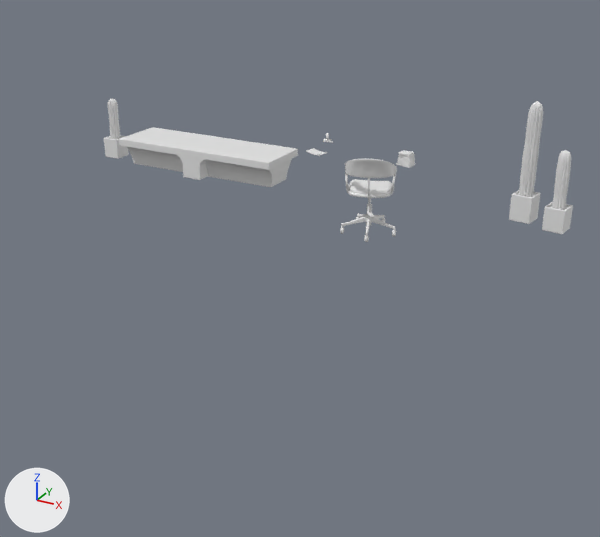
Two versions of the glTF model static/models/Props/props.glb, one commit apart.
One viewpoint serves both versions: a camera (50 mm lens) standing at (14.9, -34.4, 10.6) and looking at (-1.9, -4.0, -4.6). The axes (+X, +Y, +Z) are drawn at lower left. The lights are the same throughout. The picture after the commit comes second. Vertices at exactly the same position are counted once.

Script lines for the objects in view, before the commit:
```python
ob_bench = bpy.data.objects.new('bench', me_bench)
ob_bench.location = (0.0, 0.0, 0.0)
ob_books = bpy.data.objects.new('books', me_mesh_0_001)
ob_books.location = (0.0, 0.0, 0.0)
ob_cactus_bench = bpy.data.objects.new('cactus_bench', me_cactus_bench)
ob_cactus_bench.location = (0.0, 0.0, 0.0)
ob_cactus_bench_pot = bpy.data.objects.new('cactus_bench_pot', me_cactus_bench_pot)
ob_cactus_bench_pot.location = (0.0, 0.0, 0.0)
ob_cactus_short = bpy.data.objects.new('cactus_short', me_cactus_short)
ob_cactus_short.location = (0.0, 0.0, 0.0)
ob_cactus_short_pot = bpy.data.objects.new('cactus_short_pot', me_cactus_short_pot)
ob_cactus_short_pot.location = (0.0, 0.0, 0.0)
ob_cactus_tall = bpy.data.objects.new('cactus_tall', me_cactus_tall)
ob_cactus_tall.location = (0.0, 0.0, 0.0)
ob_cactus_tall_pot = bpy.data.objects.new('cactus_tall_pot', me_cactus_tall_pot)
ob_cactus_tall_pot.location = (0.0, 0.0, 0.0)
ob_chair_new = bpy.data.objects.new('chair_new', me_mesh_0)
ob_chair_new.location = (0.0, 0.0, 0.0)
```
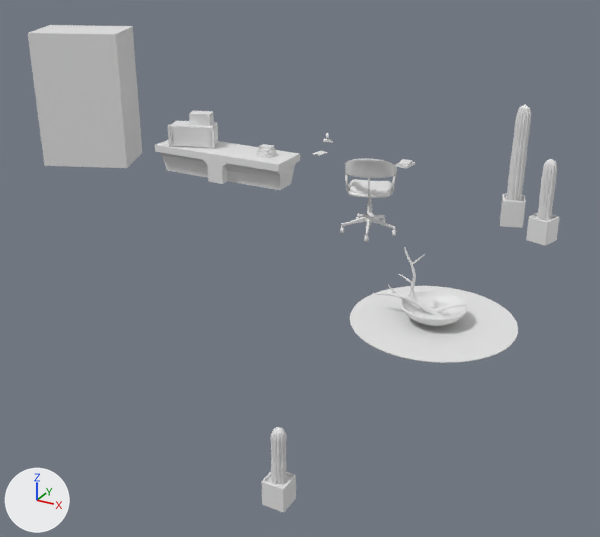
Where the change shows, as pixel boxes [x1, y1, x2, y2] in the pictures (600 x 537 px):
'server_racks_low', added
    after: [28, 25, 142, 168]
'petate', added
    after: [350, 286, 518, 363]
'bench', deleted
    before: [119, 127, 298, 187]
'bench_low', added
    after: [155, 140, 300, 190]
'cactus_tall', moved, turned
    before: [519, 101, 543, 197]
    after: [507, 104, 531, 201]
'cactus_short', moved, turned
    before: [552, 150, 571, 210]
    after: [537, 159, 557, 221]
'tape_deck_low', added
    after: [167, 111, 218, 148]
'cactus_bench_pot', moved
    before: [104, 135, 129, 159]
    after: [262, 472, 296, 513]
'cactus_short_pot', moved, turned
    before: [542, 201, 573, 234]
    after: [526, 213, 560, 246]
'bowl', added
    after: [401, 290, 468, 326]
'cactus_bench', moved
    before: [108, 98, 121, 140]
    after: [271, 427, 287, 485]
'cactus_tall_pot', moved, turned
    before: [509, 190, 541, 224]
    after: [500, 194, 526, 228]
'deadwood', added
    after: [373, 247, 467, 316]
'books', deleted
    before: [396, 150, 415, 168]
'sand', added
    after: [415, 307, 452, 319]
'books_bench', added
    after: [256, 144, 277, 158]

The change, as a diff of the scene's bpy script:
```diff
--- a/static/models/Props/props.glb.py
+++ b/static/models/Props/props.glb.py
@@ me_cactus_bench @@
-me_cactus_bench.from_pydata(...)  # 1250 vertices, 2494 faces; spans x -17.29..-16.69, y 1.2..1.79, z -1.84..0.56
+me_cactus_bench.from_pydata(...)  # 1250 vertices, 2494 faces; spans x 1.71..2.31, y -13.0..-12.4, z -9.11..-6.71
+# me_cactus_bench part 1: the whole mesh is moved by (19.0, -14.19, -7.27)
@@ me_cactus_bench_pot @@
-me_cactus_bench_pot.from_pydata(...)  # 64 vertices, 124 faces; spans x -17.475..-16.525, y 1.025..1.975, z -2.795..-1.695
+me_cactus_bench_pot.from_pydata(...)  # 64 vertices, 124 faces; spans x 1.521..2.471, y -13.167..-12.217, z -10.064..-8.964
+# me_cactus_bench_pot part 2: the whole mesh is moved by (18.996, -14.192, -7.269)
@@ me_cactus_short @@
-me_cactus_short.from_pydata(...)  # 1251 vertices, 2497 faces; spans x 7.76..8.35, y 1.44..2.04, z -1.84..0.86
+me_cactus_short.from_pydata(...)  # 1251 vertices, 2497 faces; spans x 7.53..8.11, y -0.23..0.36, z -1.84..0.86
+# me_cactus_short part 3: the whole mesh is turned -8.9 degrees about the z axis through its middle, then moved by (-0.23, -1.67, 0.0)
@@ me_cactus_short_pot @@
-me_cactus_short_pot.from_pydata(...)  # 64 vertices, 124 faces; spans x 7.532..8.598, y 1.195..2.261, z -2.795..-1.695
+me_cactus_short_pot.from_pydata(...)  # 64 vertices, 124 faces; spans x 7.244..8.415, y -0.532..0.639, z -2.795..-1.695
+# me_cactus_short_pot part 4: the whole mesh is turned -8.9 degrees about the z axis through its middle, then moved by (-0.236, -1.675, 0.0)
@@ me_cactus_tall @@
-me_cactus_tall.from_pydata(...)  # 1354 vertices, 2702 faces; spans x 6.09..6.78, y 1.98..2.66, z -1.69..2.71
+me_cactus_tall.from_pydata(...)  # 1354 vertices, 2702 faces; spans x 5.77..6.46, y 1.12..1.8, z -1.69..2.71
+# me_cactus_tall part 5: the whole mesh is turned 24.9 degrees about the z axis through its middle, then moved by (-0.32, -0.86, 0.0)
@@ me_cactus_tall_pot @@
-me_cactus_tall_pot.from_pydata(...)  # 64 vertices, 124 faces; spans x 5.869..6.991, y 1.764..2.887, z -2.795..-1.545
+me_cactus_tall_pot.from_pydata(...)  # 64 vertices, 124 faces; spans x 5.496..6.728, y 0.847..2.08, z -2.795..-1.545
+# me_cactus_tall_pot part 6: the whole mesh is turned 24.9 degrees about the z axis through its middle, then moved by (-0.318, -0.862, 0.0)
@@ me_server_racks_low @@
+me_server_racks_low.from_pydata([(-19.26, -1.99, -2.81), (-14.92, -0.13, -2.81), (-16.16, 2.76, -2.81), (-20.5, 0.9, -2.81), (-19.26, -1.99, 4.39), (-14.92, -0.13, 4.39), (-16.16, 2.76, 4.39), (-20.5, 0.9, 4.39)], [], [(0, 1, 5), (0, 5, 4), (1, 2, 6), (1, 6, 5), (2, 3, 7), (2, 7, 6), (3, 0, 4), (3, 4, 7), (4, 5, 6), (4, 6, 7)])
@@ ob_bench @@
-ob_bench = bpy.data.objects.new('bench', me_bench)
@@ ob_books @@
-ob_books = bpy.data.objects.new('books', me_mesh_0_001)
@@ ob_tape_deck_low @@
+ob_tape_deck_low = bpy.data.objects.new('tape_deck_low', me_tape_deck_low)  # 80 vertices, 100 faces; spans x -12.37..-9.73, y 0.04..1.96, z -1.23..0.47
+ob_tape_deck_low.location = (0.0, 0.0, 0.0)
@@ ob_server_racks_low @@
+ob_server_racks_low = bpy.data.objects.new('server_racks_low', me_server_racks_low)
+ob_server_racks_low.location = (0.0, 0.0, 0.0)
@@ ob_sand @@
+ob_sand = bpy.data.objects.new('sand', me_sand)  # 49 vertices, 48 faces; spans x 5.716..7.116, y -10.156..-8.756, z -2.545..-2.495
+ob_sand.location = (0.0, 0.0, 0.0)
@@ ob_petate @@
+ob_petate = bpy.data.objects.new('petate', me_petate)  # 192 vertices, 380 faces; spans x 3.52..9.32, y -12.36..-6.56, z -2.79..-2.76
+ob_petate.location = (0.0, 0.0, 0.0)
@@ ob_deadwood @@
+ob_deadwood = bpy.data.objects.new('deadwood', me_deadwood)  # 904 vertices, 1592 faces; spans x 4.2..7.54, y -9.85..-9.23, z -2.69..-0.14
+ob_deadwood.location = (0.0, 0.0, 0.0)
@@ ob_bowl @@
+ob_bowl = bpy.data.objects.new('bowl', me_bowl)  # 1082 vertices, 2160 faces; spans x 5.27..7.57, y -10.61..-8.31, z -2.76..-2.14
+ob_bowl.location = (0.0, 0.0, 0.0)
@@ ob_books_bench @@
+ob_books_bench = bpy.data.objects.new('books_bench', me_stack_0)  # 40 vertices, 50 faces; spans x -7.135..-6.145, y 0.691..1.532, z -1.245..-0.745
+ob_books_bench.location = (0.0, 0.0, 0.0)
@@ ob_bench_low @@
+ob_bench_low = bpy.data.objects.new('bench_low', me_bench_low)  # 78 vertices, 146 faces; spans x -12.97..-5.29, y -0.01..2.24, z -2.79..-1.24
+ob_bench_low.location = (0.0, 0.0, 0.0)
```
